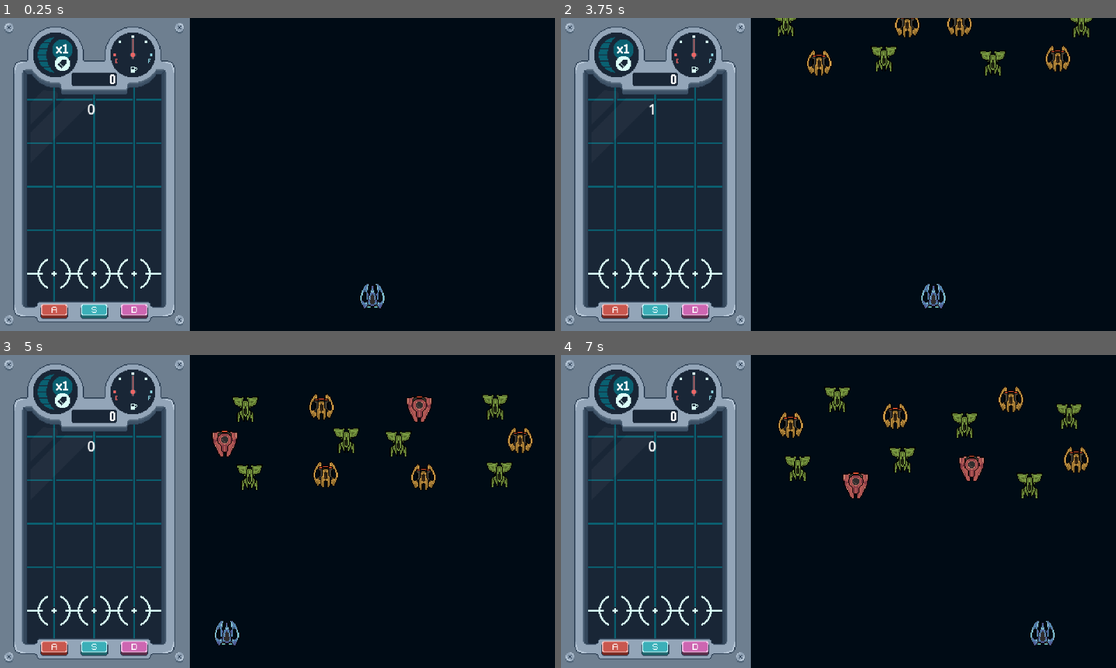
Above: before the commit, frames 1-4 (two rows, left to right).
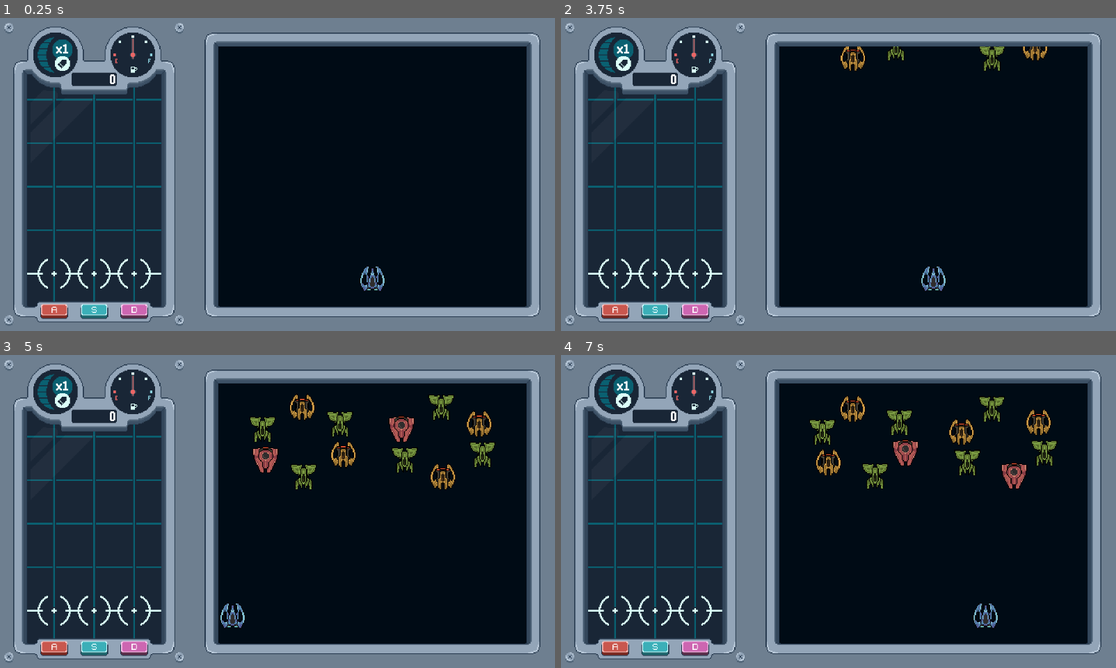
Above: after the commit, the same moments.

Repository: diego-acevedo/grabeaty
Game: Godot game, scene res://scenes/main.tscn
The game is run twice, just before and just after one commit, with the same random seed, the same clock (stepped at 60 frames per second) and the same inputs.
Inputs:
- Up to frame 1 (0.25 s): no input
- Up to frame 2 (3.75 s): tap Enter (Pause) at 0.5 s; hold Right (move_right) 0.53-1.25 s; click "RESTART" at 1.25 s; click "RESTART" at 2 s; click "RESTART" at 2.75 s; click "RESUME" at 3.5 s
- Up to frame 3 (5 s): hold Left (move_left) from 4.28 s (still down)
- Up to frame 4 (7 s): release Left (move_left) at 5.03 s; hold Right (move_right) 5.03-6.53 s; hold Left (move_left) from 6.53 s (still down)

The runs differ from the first frame. In frame 1, 20% of the frame differs, in the area x 15-100%, y 0-100%; in frame 2, 21%; in frame 3, 24%; in frame 4, 24%.

Commit message:
feat: add frame to shooter to match rythm ui

Diff:
--- a/scenes/main.tscn
+++ b/scenes/main.tscn
@@ -16,7 +16,7 @@
 position = Vector2(110, 180)
 
 [node name="Shooter" parent="." instance=ExtResource("2_06ulc")]
-position = Vector2(430, 200)
+position = Vector2(430, 180)
 metadata/_edit_group_ = true
 
 [node name="PauseMenu" parent="." instance=ExtResource("4_q0r1c")]
--- a/scenes/rythm/rythm.tscn
+++ b/scenes/rythm/rythm.tscn
@@ -44,6 +44,7 @@
 [node name="Notes" type="Node2D" parent="NoteSpawner"]
 
 [node name="TimeLabel" type="Label" parent="NoteSpawner"]
+visible = false
 offset_left = -8.0
 offset_top = 213.0
 offset_right = 111.0
--- a/scenes/shooter/characters/enemies/patterns/containers/three_waves.tscn
+++ b/scenes/shooter/characters/enemies/patterns/containers/three_waves.tscn
@@ -10,18 +10,18 @@
 script = ExtResource("1_jhq56")
 
 [node name="WaveLeft" parent="." instance=ExtResource("2_mseoi")]
-position = Vector2(-120, 0)
-width = 50.0
-height = 100.0
+position = Vector2(-100, 0)
+width = 40.0
+height = 80.0
 enemiesScenes = Array[PackedScene]([ExtResource("3_7su80"), ExtResource("4_e1slh"), ExtResource("4_e1slh")])
 
 [node name="WaveMiddle" parent="." instance=ExtResource("2_mseoi")]
-width = 50.0
-height = 100.0
+width = 40.0
+height = 80.0
 enemiesScenes = Array[PackedScene]([ExtResource("5_ec3tj"), ExtResource("3_7su80"), ExtResource("4_e1slh")])
 
 [node name="WaveRight" parent="." instance=ExtResource("2_mseoi")]
-position = Vector2(120, 0)
-width = 50.0
-height = 100.0
+position = Vector2(100, 0)
+width = 40.0
+height = 80.0
 enemiesScenes = Array[PackedScene]([ExtResource("3_7su80"), ExtResource("4_e1slh"), ExtResource("4_e1slh")])
--- a/scenes/shooter/characters/enemies/patterns/containers/two_circle_one_wave.tscn
+++ b/scenes/shooter/characters/enemies/patterns/containers/two_circle_one_wave.tscn
@@ -11,14 +11,18 @@
 script = ExtResource("1_8cy3p")
 
 [node name="CircleLeft" parent="." instance=ExtResource("2_3v6pf")]
-position = Vector2(-120, 0)
+position = Vector2(-100, 0)
+width = 40
+height = 40
 enemiesScenes = Array[PackedScene]([ExtResource("3_286d2"), ExtResource("4_3cwdk"), ExtResource("3_286d2"), ExtResource("4_3cwdk"), ExtResource("3_286d2")])
 
 [node name="Wave" parent="." instance=ExtResource("3_wew35")]
-width = 30.0
-height = 100.0
+width = 20.0
+height = 80.0
 enemiesScenes = Array[PackedScene]([ExtResource("6_ggsxs"), ExtResource("6_ggsxs")])
 
 [node name="CircleRight" parent="." instance=ExtResource("2_3v6pf")]
-position = Vector2(120, 0)
+position = Vector2(100, 0)
+width = 40
+height = 40
 enemiesScenes = Array[PackedScene]([ExtResource("3_286d2"), ExtResource("4_3cwdk"), ExtResource("3_286d2"), ExtResource("3_286d2"), ExtResource("4_3cwdk")])
--- a/scenes/shooter/characters/enemies/patterns/containers/two_circles.tscn
+++ b/scenes/shooter/characters/enemies/patterns/containers/two_circles.tscn
@@ -10,11 +10,11 @@
 script = ExtResource("1_lp876")
 
 [node name="CircleLeft" parent="." instance=ExtResource("2_x02uq")]
-position = Vector2(-100, 0)
-width = 70
+position = Vector2(-80, 0)
+height = 40
 enemiesScenes = Array[PackedScene]([ExtResource("3_7n1j5"), ExtResource("4_uc8b7"), ExtResource("3_7n1j5"), ExtResource("5_ett1n"), ExtResource("3_7n1j5"), ExtResource("4_uc8b7")])
 
 [node name="CircleRight" parent="." instance=ExtResource("2_x02uq")]
-position = Vector2(100, 0)
-width = 70
+position = Vector2(80, 0)
+height = 40
 enemiesScenes = Array[PackedScene]([ExtResource("4_uc8b7"), ExtResource("3_7n1j5"), ExtResource("5_ett1n"), ExtResource("3_7n1j5"), ExtResource("4_uc8b7"), ExtResource("3_7n1j5")])
--- a/scenes/shooter/characters/enemies/patterns/containers/two_waves_one_circle.tscn
+++ b/scenes/shooter/characters/enemies/patterns/containers/two_waves_one_circle.tscn
@@ -11,16 +11,17 @@
 script = ExtResource("1_5furo")
 
 [node name="WaveLeft" parent="." instance=ExtResource("2_7e0lr")]
-position = Vector2(-140, 0)
-width = 30.0
+position = Vector2(-120, 0)
+width = 25.0
 height = 60.0
 enemiesScenes = Array[PackedScene]([ExtResource("3_nmbgh"), ExtResource("4_8ab45")])
 
 [node name="Circle" parent="." instance=ExtResource("5_kpyra")]
+height = 40
 enemiesScenes = Array[PackedScene]([ExtResource("6_d3w7x"), ExtResource("3_nmbgh"), ExtResource("4_8ab45"), ExtResource("3_nmbgh"), ExtResource("6_d3w7x")])
 
 [node name="WaveRight" parent="." instance=ExtResource("2_7e0lr")]
-position = Vector2(140, 0)
-width = 30.0
+position = Vector2(120, 0)
+width = 25.0
 height = 60.0
 enemiesScenes = Array[PackedScene]([ExtResource("3_nmbgh"), ExtResource("4_8ab45")])
--- a/scenes/shooter/shooter.tscn
+++ b/scenes/shooter/shooter.tscn
@@ -1,7 +1,8 @@
-[gd_scene load_steps=5 format=3 uid="uid://bgg8kc0il1xyh"]
+[gd_scene load_steps=6 format=3 uid="uid://bgg8kc0il1xyh"]
 
 [ext_resource type="PackedScene" uid="uid://cbhabtj12l8cd" path="res://scenes/shooter/characters/player/player.tscn" id="1_memmo"]
 [ext_resource type="Script" path="res://scripts/shooter/shooter.gd" id="1_xas88"]
+[ext_resource type="Texture2D" uid="uid://hf7qftxduc1" path="res://assets/ui/shooter_box.png" id="2_ja4uh"]
 [ext_resource type="PackedScene" uid="uid://bjaq3qhxir3dy" path="res://scenes/shooter/characters/enemies/patterns/enemies_generator.tscn" id="3_wuvcr"]
 
 [sub_resource type="WorldBoundaryShape2D" id="WorldBoundaryShape2D_ggyup"]
@@ -9,22 +10,26 @@
 [node name="Shooter" type="Node2D"]
 script = ExtResource("1_xas88")
 
+[node name="ShooterBox" type="Sprite2D" parent="."]
+z_index = 1
+texture = ExtResource("2_ja4uh")
+
 [node name="Player" parent="." instance=ExtResource("1_memmo")]
 position = Vector2(0, 120)
 collision_mask = 2
 
 [node name="EnemiesGenerator" parent="." instance=ExtResource("3_wuvcr")]
-position = Vector2(0, -100)
+position = Vector2(0, -80)
 
 [node name="Limits" type="StaticBody2D" parent="."]
 collision_layer = 7
 
-[node name="CollisionShape2D" type="CollisionShape2D" parent="Limits"]
-position = Vector2(-210, 0)
+[node name="LeftLimit" type="CollisionShape2D" parent="Limits"]
+position = Vector2(-177, 0)
 rotation = 1.5708
 shape = SubResource("WorldBoundaryShape2D_ggyup")
 
-[node name="CollisionShape2D2" type="CollisionShape2D" parent="Limits"]
-position = Vector2(210, 0)
+[node name="RightLimit" type="CollisionShape2D" parent="Limits"]
+position = Vector2(177, 0)
 rotation = -1.5708
 shape = SubResource("WorldBoundaryShape2D_ggyup")
Binary file added: assets/ui/shooter_box.png
Not shown, added: assets/ui/shooter_box.png.import
